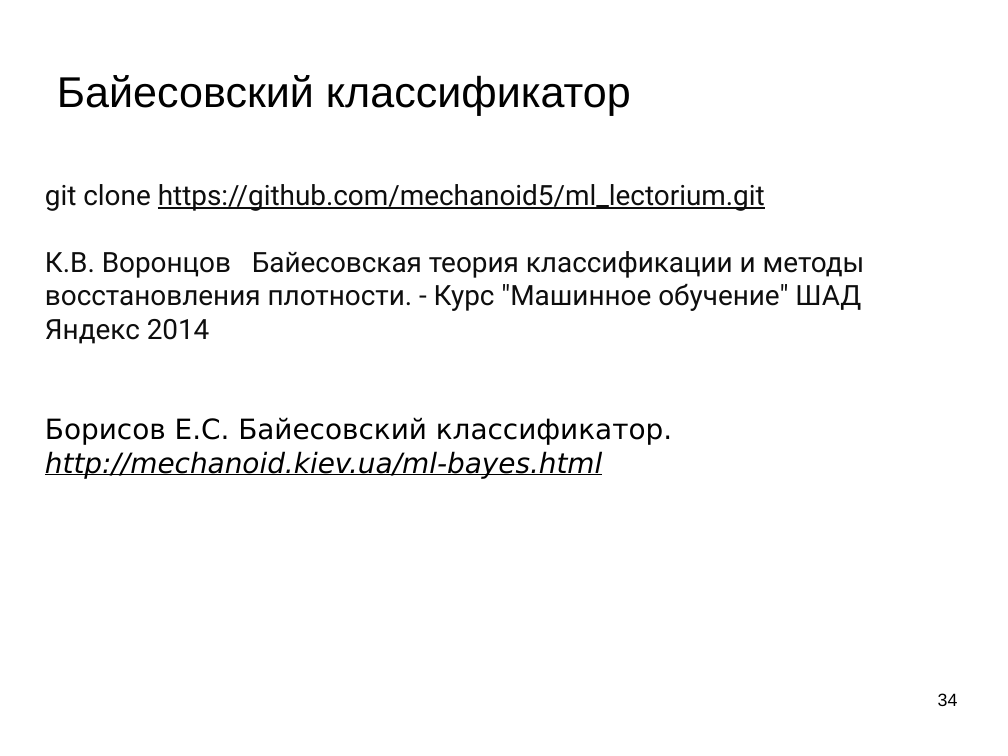
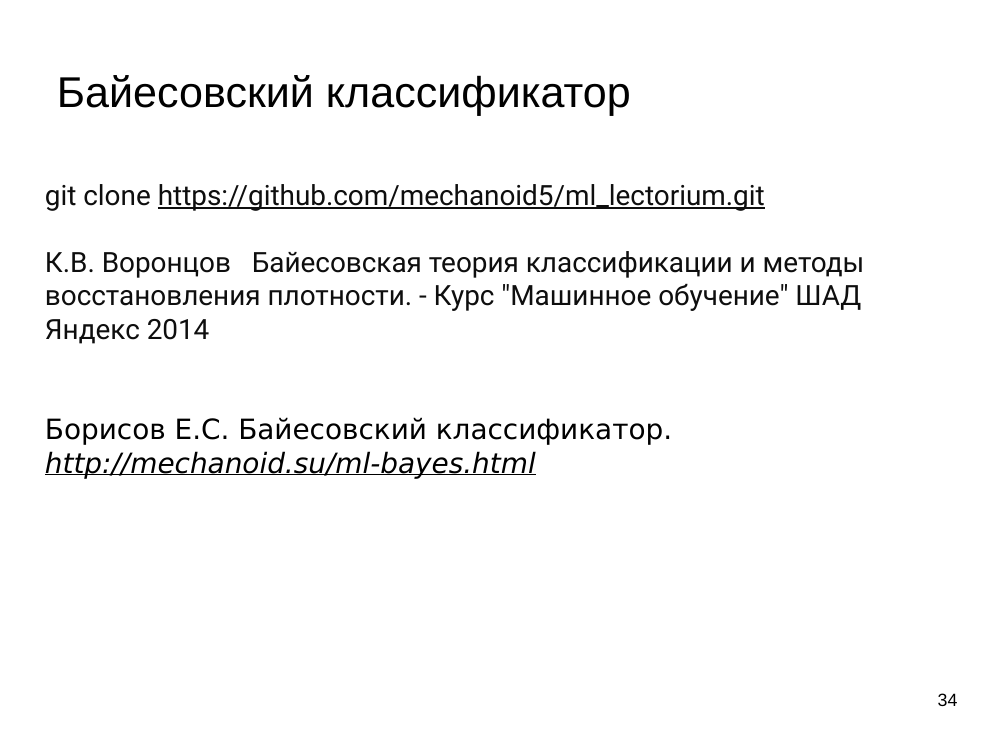
Before and after one commit to mechanoid5/ml_lectorium_legacy, a slide deck: slide 34 of 09-bayes.odp. Drawn at 1008x756 pixels with LibreOffice and Linux fonts; fonts in the diff are those of the drawing; background and template pictures are left out. Boxes give left, top, right and bottom in pixels: in the first picture for what was removed or moved away, otherwise in the second. Text is boxed around its words. In the diff, an @@ line names an element or a change of style, - is before the commit and + after.

```diff
--- a/09-bayes.odp
+++ b/09-bayes.odp
@@ text at bbox=[45, 451, 536, 478]: text changed @@
-http://mechanoid.kiev.ua/ml-bayes.html
+http://mechanoid.su/ml-bayes.html
```
Also in this commit, not shown: 14 other files.
